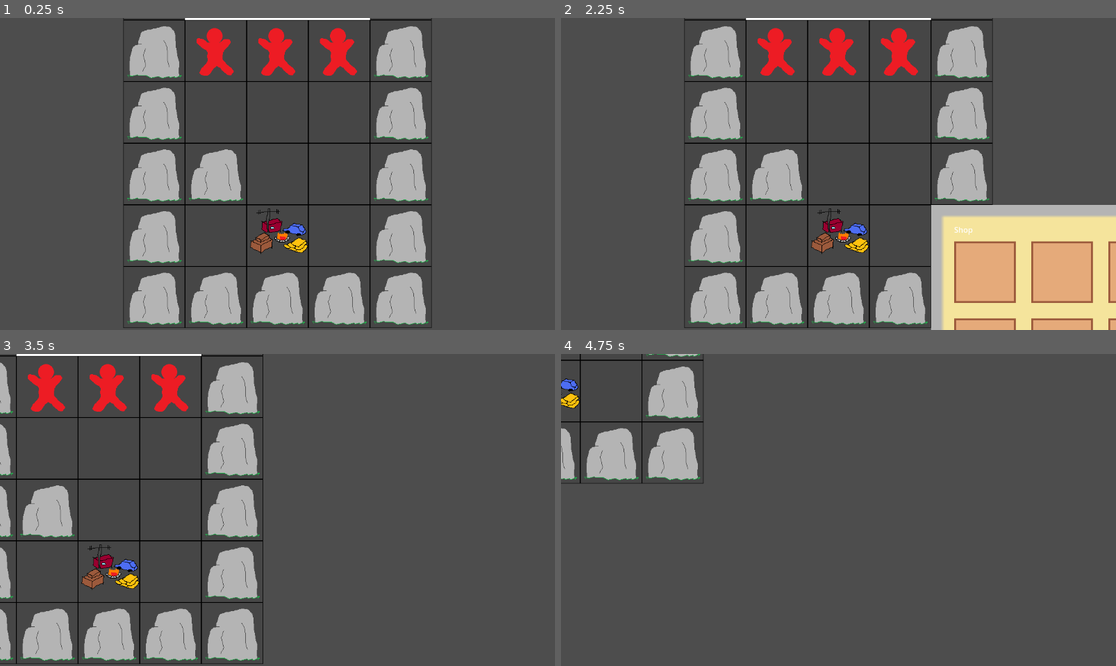
Above: before the commit, frames 1-4 (two rows, left to right).
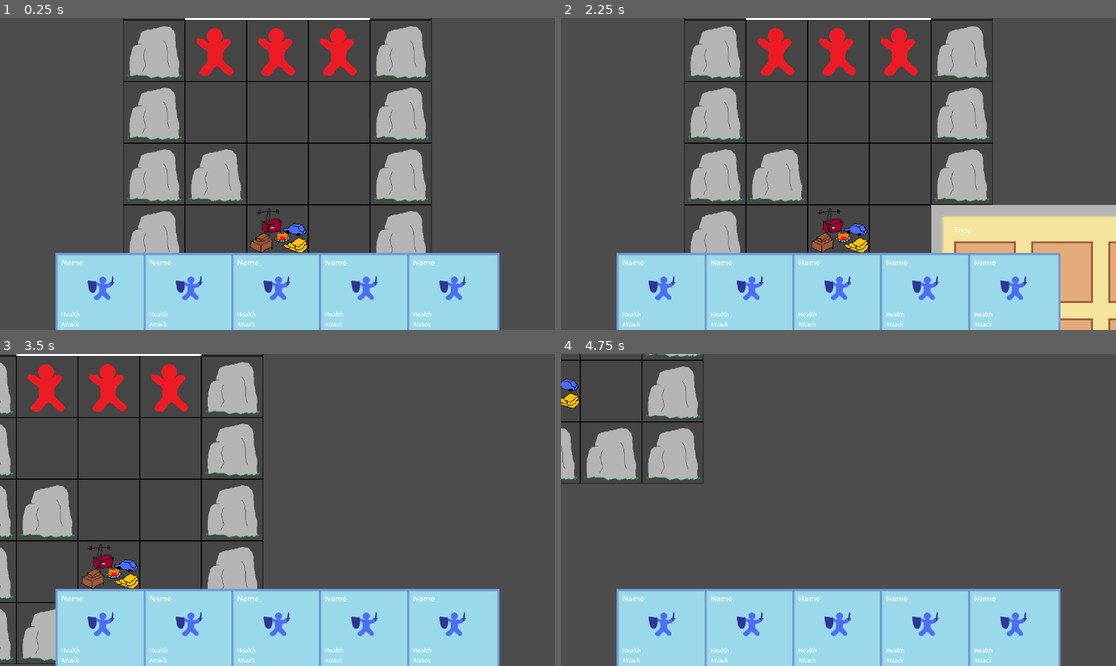
Above: after the commit, the same moments.

Repository: Wayl123/CardPuzzleGame
Game: Godot game, scene res://scene/test_map.tscn
The game is run twice, just before and just after one commit, with the same random seed, the same clock (stepped at 60 frames per second) and the same inputs.
Inputs (mouse positions are in pixels of both pictures, inside the frame that each line leads up to):
- Up to frame 1 (0.25 s): no input
- Up to frame 2 (2.25 s): click (777, 49) at 0.52 s; click (777, 111) at 1.27 s; click (838, 236) at 2 s
- Up to frame 3 (3.5 s): tap Enter at 2.75 s; move the mouse to (399, 494) at 2.77 s; press the mouse at (399, 494) at 2.78 s; hold D (RightButton) from 2.78 s (still down)
- Up to frame 4 (4.75 s): move the mouse to (727, 525) at 3.52 s; release D (RightButton) at 3.53 s; release the mouse at (727, 525) at 3.53 s; hold S (DownButton) 3.53-4.28 s; click (727, 525) at 3.6 s; move the mouse to (894, 441) at 4.27 s; press the mouse at (894, 441) at 4.28 s; hold D (RightButton) from 4.28 s (still down)

The runs differ from the first frame. In frame 1, 20% of the frame differs, in the area x 10-90%, y 75-100%; in frame 2, 20%; in frame 3, 20%, in the area x 9-90%, y 75-100%; in frame 4, 20%.

Commit message:
Hover effect over player hand, hand follow window resize, min window size, add player hand to board scene #14

Diff:
--- a/scene/player_card.tscn
+++ b/scene/player_card.tscn
@@ -1,12 +1,15 @@
-[gd_scene load_steps=3 format=3 uid="uid://bdur6tti1talr"]
+[gd_scene load_steps=4 format=3 uid="uid://bdur6tti1talr"]
 
 [ext_resource type="Texture2D" uid="uid://hir0tiyavl6a" path="res://image/card_info/card_background.png" id="1_viw3p"]
+[ext_resource type="Script" path="res://scripts/PlayerCard.gd" id="2_jt5j5"]
 [ext_resource type="Texture2D" uid="uid://dldspntuv558h" path="res://image/player/tank_player1.png" id="2_whkka"]
 
 [node name="PlayerCard" type="NinePatchRect"]
 offset_right = 192.0
 offset_bottom = 288.0
+mouse_filter = 0
 texture = ExtResource("1_viw3p")
+script = ExtResource("2_jt5j5")
 
 [node name="CardLayout" type="VBoxContainer" parent="."]
 layout_mode = 0
--- a/scene/player_ui.tscn
+++ b/scene/player_ui.tscn
@@ -1,5 +1,6 @@
-[gd_scene load_steps=3 format=3 uid="uid://ba4yefjlvt6nk"]
+[gd_scene load_steps=4 format=3 uid="uid://ba4yefjlvt6nk"]
 
+[ext_resource type="Script" path="res://scripts/GameSetting.gd" id="1_5mpsc"]
 [ext_resource type="Script" path="res://scripts/HandCards.gd" id="1_ctmpx"]
 
 [sub_resource type="Curve" id="Curve_fbn18"]
@@ -8,6 +9,7 @@
 point_count = 2
 
 [node name="PlayerUI" type="Node2D"]
+script = ExtResource("1_5mpsc")
 
 [node name="Cards" type="Node2D" parent="."]
 script = ExtResource("1_ctmpx")
--- a/scene/test_map.tscn
+++ b/scene/test_map.tscn
@@ -8,9 +8,18 @@
 [ext_resource type="PackedScene" uid="uid://cbvi3vjj0ibjy" path="res://scene/enemy.tscn" id="7_ogepn"]
 [ext_resource type="Script" path="res://scripts/Shop.gd" id="8_fk230"]
 [ext_resource type="Script" path="res://scripts/Camera.gd" id="9_n20ai"]
+[ext_resource type="PackedScene" uid="uid://ba4yefjlvt6nk" path="res://scene/player_ui.tscn" id="9_yy8cc"]
 
 [node name="TutorialMap" type="Node2D"]
 position = Vector2(256, -320)
+
+[node name="CanvasLayer" type="CanvasLayer" parent="."]
+
+[node name="PlayerUI" parent="CanvasLayer" instance=ExtResource("9_yy8cc")]
+
+[node name="Camera2D" type="Camera2D" parent="."]
+position = Vector2(64, 896)
+script = ExtResource("9_n20ai")
 
 [node name="MapGrid" type="Control" parent="."]
 custom_minimum_size = Vector2(128, 128)
@@ -769,7 +778,3 @@
 disabled = true
 texture_normal = ExtResource("2_ipvsb")
 script = ExtResource("2_q3xh8")
-
-[node name="Camera2D" type="Camera2D" parent="."]
-position = Vector2(64, 896)
-script = ExtResource("9_n20ai")
--- a/scripts/Enemy.gd
+++ b/scripts/Enemy.gd
@@ -40,7 +40,7 @@
 
 	await get_tree().create_timer(0.2).timeout
 
-	if has_node("HoverTooltip"):
+	if has_node("HoverTooltip") and not get_node("HoverTooltip").is_visible():
 		_populate_hover_tooltip()
 		get_node("HoverTooltip").set_visible(true)
 
--- /dev/null
+++ b/scripts/GameSetting.gd
@@ -0,0 +1,7 @@
+extends Node2D
+
+func _ready():
+	DisplayServer.window_set_min_size(Vector2(512, 384))
+
+func _process(delta):
+	pass
--- a/scripts/HandCards.gd
+++ b/scripts/HandCards.gd
@@ -6,25 +6,29 @@
 
 var HANDWIDTH = 2.0
 var CARDSIZE = Vector2(192, 288)
-var SIDEBORDER = 128
 var DISTBETWEENCARD = 32
 
 var handList = []
 
 func _ready():
+	get_tree().root.connect("size_changed", Callable(self, "_on_viewport_size_changed"))
 	draw_card()
 	draw_card()
 	draw_card()
 	draw_card()
 	draw_card()
-	_update_hand()
+
 
 func _process(delta):
 	pass
 
+func _on_viewport_size_changed():
+	_update_hand()
+
 func _update_hand():
 	var viewportSize = get_viewport().size
-	var hRange = min(viewportSize.x - (2 * SIDEBORDER) - CARDSIZE.x, ((CARDSIZE.x + DISTBETWEENCARD) * (get_child_count() -1)))
+	var sideBorder = viewportSize.x * 0.1
+	var hRange = min(viewportSize.x - (2 * sideBorder) - CARDSIZE.x, ((CARDSIZE.x + DISTBETWEENCARD) * (get_child_count() -1)))
 	var handWidth = hRange * 0.5
 
 	for card in get_children():
@@ -33,7 +37,7 @@
 		if get_child_count() > 1:
 			handRatio = float(card.get_index()) / float(get_child_count() - 1)
 
-		var centerPosition = Vector2(viewportSize.x * 0.5, viewportSize.y * 0.8)
+		var centerPosition = Vector2(viewportSize.x * 0.5, viewportSize.y - CARDSIZE.y + 128)
 		centerPosition.x += (spreadCurve.sample(handRatio) * handWidth) - (CARDSIZE.x * 0.5)
 
 		card.set_position(centerPosition)
@@ -43,3 +47,4 @@
 	handList.append(1)
 	newCard.set_size(CARDSIZE)
 	add_child(newCard)
+	_update_hand()
--- /dev/null
+++ b/scripts/PlayerCard.gd
@@ -0,0 +1,18 @@
+extends NinePatchRect
+
+func _ready():
+	connect("mouse_entered", Callable(self, "_on_mouse_entered"))
+	connect("mouse_exited", Callable(self, "_on_mouse_exited"))
+
+func _process(delta):
+	pass
+
+func _on_mouse_entered():
+	var cardPosition = get_position()
+	cardPosition.y -= 128
+	set_position(cardPosition)
+
+func _on_mouse_exited():
+	var cardPosition = get_position()
+	cardPosition.y += 128
+	set_position(cardPosition)
Not shown: 1 places in scene/test_map.tscn that only renumber resources
